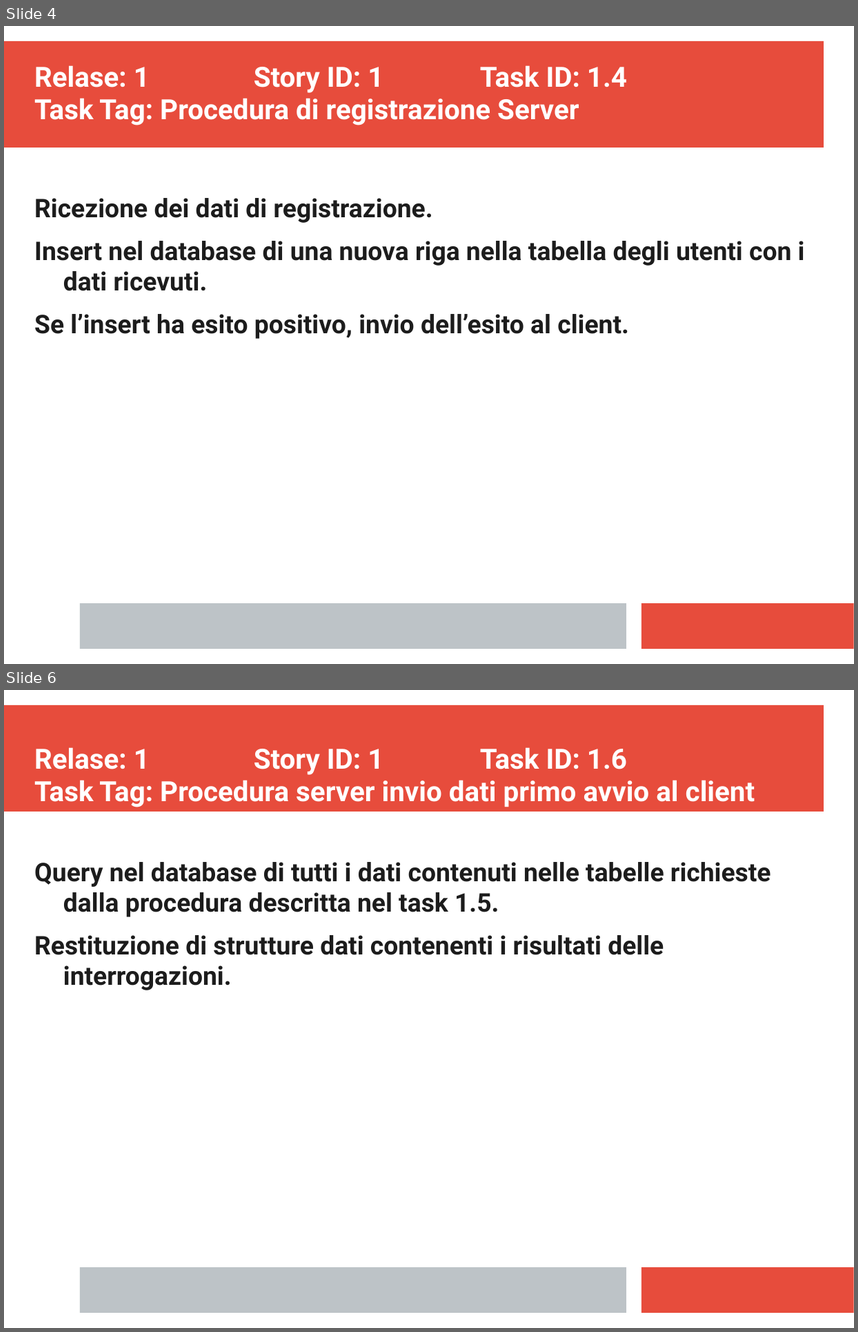
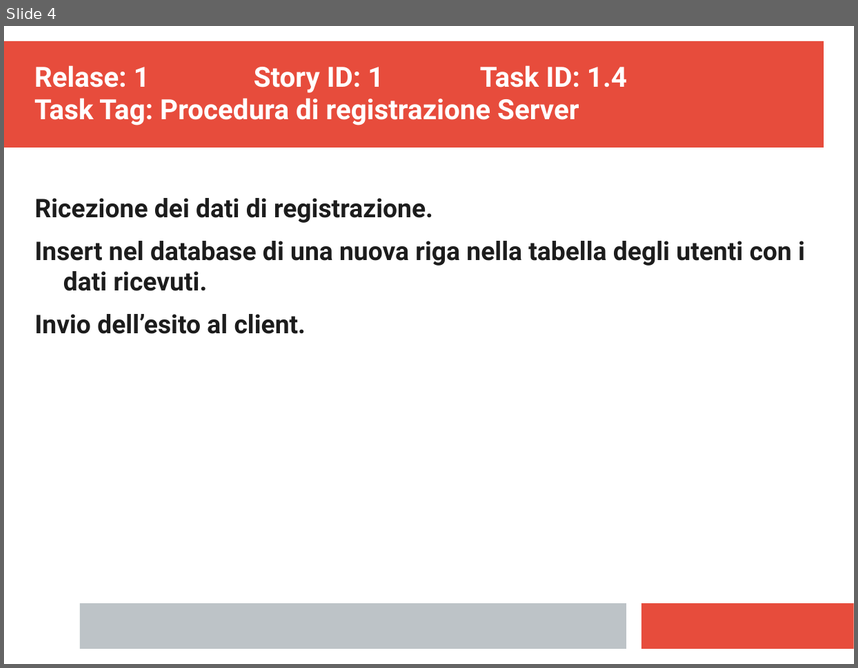
Before and after one commit to ecorradini/ProgettoIDS, a slide deck: AnalisiRequisiti/TaskGestioneUtente.ppt. Shown one above the other, each under a label of ours: slides 4 and 6 before the commit, slide 4 after it; the slides between them are not shown. The pictures are 858x1332 and 858x668 pixels, drawn with LibreOffice and Linux fonts; fonts in the diff are those of the drawing. Boxes give left, top, right and bottom in pixels: in the first picture for what was removed or moved away, otherwise in the second. Text is boxed around its words. In the diff, an @@ line names an element or a change of style, - is before the commit and + after.

```diff
--- a/AnalisiRequisiti/TaskGestioneUtente.ppt
+++ b/AnalisiRequisiti/TaskGestioneUtente.ppt
@@ slide 6 removed at (x1=4, y1=690, x2=854, y2=1328), background #FFFFFF; not listed: 3 template elements that a slide beside it also shows @@
@@ text removed at (x1=34, y1=747, x2=755, y2=807) @@
-Relase: 1 Story ID: 1 Task ID: 1.6
-Task Tag: Procedura server invio dati primo avvio al client
@@ text removed at (x1=34, y1=862, x2=771, y2=990) @@
-Query nel database di tutti i dati contenuti nelle tabelle richieste dalla procedura descritta nel task 1.5.
-Restituzione di strutture dati contenenti i risultati delle interrogazioni.
@@ slide 4 changed as well @@
@@ text at (x1=35, y1=314, x2=306, y2=334): text changed @@
-Se l’insert ha esito positivo, invio dell’esito al client.
+Invio dell’esito al client.
```
Also in this commit, not shown: 1 other slide changed, 2 slides added, 1 other slide removed, 8 other files.
